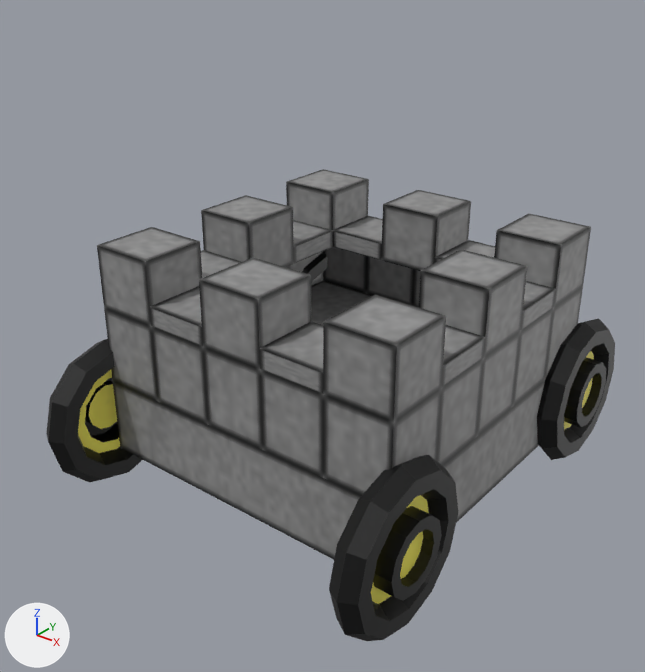
Before and after pictures for a commit that changed the glTF model assets/models/tower_car.glb.
Rendered twice from a 50 mm camera at (2.7, -3.45, 2.25) aimed at (0.09, -0.18, 0.23). Arrows for +X, +Y and +Z are at lower left; the lights stay in place. Where no turn or scale is listed for an object, it has been applied to the vertices.

Names of what the first picture shows: 'Cube.001', 'WheelA', 'WheelB', 'WheelC'.
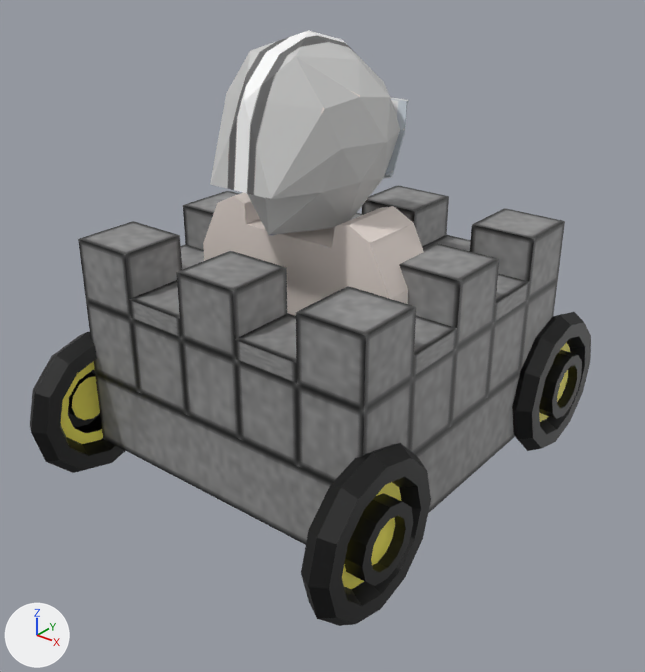
Where the change shows, as pixel boxes (x1, y1, x2, y2) in the pictures (645 x 672 px):
'Cube.001', moved: before (97, 169, 591, 560); after (78, 185, 565, 545)
'KidB.001', added: after (210, 41, 409, 235)
'WheelB', moved: before (329, 455, 458, 641); after (301, 443, 431, 626)
'KidB', added: after (203, 30, 424, 316)
'WheelA', moved: before (537, 318, 615, 460); after (512, 312, 591, 451)
'WheelC', moved: before (46, 339, 142, 482); after (30, 332, 125, 473)

What the commit changed:
Picture 'driver' (img_driver) is new.
Material 'Material' (mat_material) is new.
Its texture is img_driver.
Mesh me_cube_color_001 is new.
It has 134 vertices, 208 faces and spans x -0.428..0.428, y -0.655..0.319, z 0.802..1.695.
It uses material mat_material (picture img_driver).
Mesh me_cube is new.
It has 111 vertices, 167 faces and spans x -0.65..0.67, y -0.66..0.31, z -0.1..1.73.
It uses material mat_material (picture img_driver).
Object 'Cube.001' (ob_cube_001) moves from (0.142, -0.014, -0.626) to (-0.004, -0.014, -0.626).
Object 'WheelA' (ob_wheela) moves from (0.142, 0.287, -0.626) to (-0.004, 0.287, -0.626).
Object 'WheelB' (ob_wheelb) moves from (0.142, 0.287, -0.626) to (-0.004, 0.287, -0.626).
Object 'WheelC' (ob_wheelc) moves from (0.142, 0.287, -0.626) to (-0.004, 0.287, -0.626).
Object 'KidB.001' (ob_kidb_001) is new; it shows me_cube_color_001.
Its location is (0.0, 0.0, 0.0).
Object 'KidB' (ob_kidb) is new; it shows me_cube.
Its location is (0.0, 0.0, 0.0).
